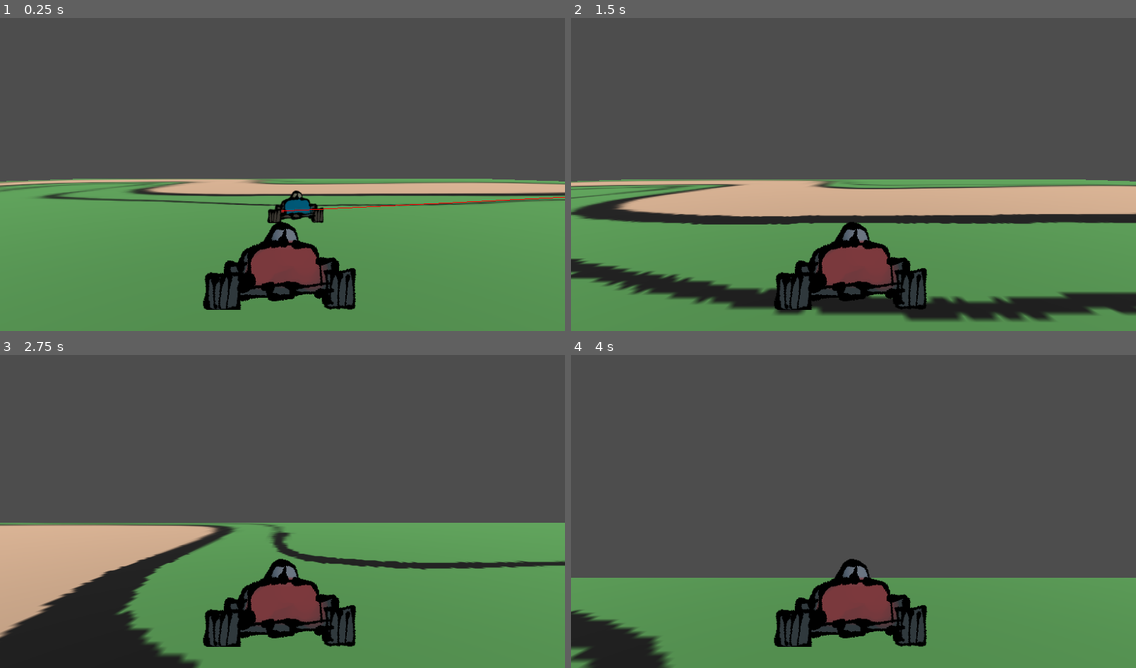
Above: before the commit, frames 1-4 (two rows, left to right).
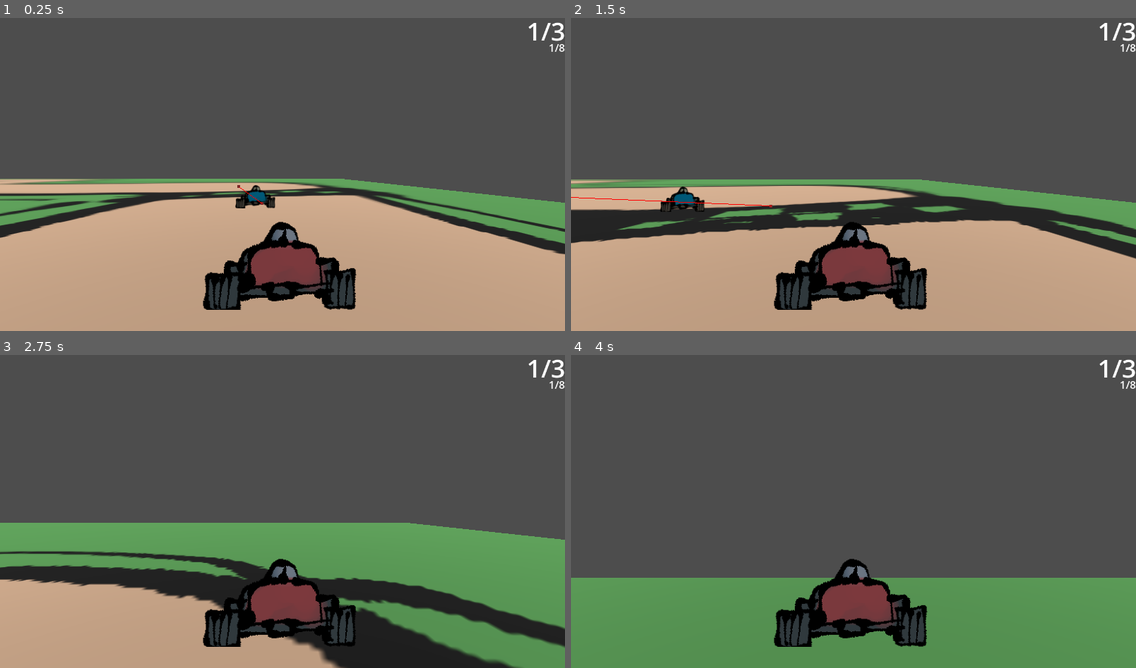
Above: after the commit, the same moments.

Repository: eumsmo/projeto-ler
Game: Godot game, scene res://jogo.tscn
Two runs of this game, one before a commit and one after it. Both use one fixed random seed, a clock stepped at 60 frames per second and the inputs below.
Inputs:
- Up to frame 1 (0.25 s): no input
- Up to frame 2 (1.5 s): hold W (cima) from 0.53 s (still down)
- Up to frame 3 (2.75 s): keep holding W (cima)
- Up to frame 4 (4 s): keep holding W (cima)

The runs differ from the first frame. In frame 1, 41% of the frame differs, in the area x 0-100%, y 1-100%; in frame 2, 39%; in frame 3, 26%; in frame 4, 2.4%.

Commit message:
🏁 Pista e caminhos
Desse jeito conta os caminhos da pista e as voltas

Diff:
--- a/jogo-corrida/cenas/inimigo.tscn
+++ b/jogo-corrida/cenas/inimigo.tscn
@@ -1,7 +1,7 @@
 [gd_scene load_steps=5 format=3 uid="uid://bo7mf585dedra"]
 
 [ext_resource type="Texture2D" uid="uid://cn8qwragr2wbb" path="res://imagens/Enemy.png" id="1_o3k7d"]
-[ext_resource type="Script" path="res://cenas/inimigo.gd" id="1_yv08l"]
+[ext_resource type="Script" path="res://scripts/inimigo.gd" id="1_yv08l"]
 
 [sub_resource type="BoxShape3D" id="BoxShape3D_myps5"]
 size = Vector3(1, 1.25, 1)
@@ -9,11 +9,9 @@
 [sub_resource type="BoxShape3D" id="BoxShape3D_8wx7o"]
 size = Vector3(1, 1.25, 1)
 
-[node name="Inimigo" type="CharacterBody3D" node_paths=PackedStringArray("navegacao")]
-transform = Transform3D(1, 0, 0, 0, 1, 0, 0, 0, 1, 0, 0, 5)
+[node name="Inimigo" type="CharacterBody3D" node_paths=PackedStringArray("navegacao") groups=["competidor"]]
 script = ExtResource("1_yv08l")
 point_radius = 3.0
-velocidade = 5.0
 navegacao = NodePath("NavigationAgent3D")
 
 [node name="CollisionShape3D" type="CollisionShape3D" parent="."]
--- a/jogo-corrida/cenas/jogador.tscn
+++ b/jogo-corrida/cenas/jogador.tscn
@@ -1,12 +1,12 @@
 [gd_scene load_steps=4 format=3 uid="uid://cr3ir5vn3ckhq"]
 
-[ext_resource type="Script" path="res://cenas/jogador.gd" id="1_g0ixg"]
+[ext_resource type="Script" path="res://scripts/jogador.gd" id="1_g0ixg"]
 [ext_resource type="Texture2D" uid="uid://dv1r3njmcte1y" path="res://imagens/Car.png" id="1_k65n1"]
 
 [sub_resource type="BoxShape3D" id="BoxShape3D_myps5"]
 size = Vector3(1, 1.25, 1)
 
-[node name="Jogador" type="CharacterBody3D"]
+[node name="Jogador" type="CharacterBody3D" groups=["competidor"]]
 script = ExtResource("1_g0ixg")
 
 [node name="Image" type="Sprite3D" parent="."]
--- /dev/null
+++ b/jogo-corrida/cenas/parte_do_caminho.tscn
@@ -0,0 +1,19 @@
+[gd_scene load_steps=3 format=3 uid="uid://e2f3e7bgwv0c"]
+
+[ext_resource type="Script" path="res://scripts/parte_do_caminho.gd" id="1_so6u0"]
+
+[sub_resource type="BoxShape3D" id="BoxShape3D_qmpyh"]
+size = Vector3(20, 8, 3)
+
+[node name="ParteDoCaminho" type="Marker3D"]
+transform = Transform3D(-4.37114e-08, 0, 1, 0, 1, 0, -1, 0, -4.37114e-08, 0, 0, 0)
+gizmo_extents = 2.0
+script = ExtResource("1_so6u0")
+
+[node name="Area3D" type="Area3D" parent="."]
+
+[node name="CollisionShape3D" type="CollisionShape3D" parent="Area3D"]
+transform = Transform3D(1, 0, 0, 0, 1, 0, 0, 0, 1, 0, 2.5, 3.77489e-08)
+shape = SubResource("BoxShape3D_qmpyh")
+
+[connection signal="body_entered" from="Area3D" to="." method="_on_area_3d_body_entered"]
--- /dev/null
+++ b/jogo-corrida/cenas/pista.tscn
@@ -0,0 +1,71 @@
+[gd_scene load_steps=8 format=3 uid="uid://br3x1upubd1e1"]
+
+[ext_resource type="Script" path="res://scripts/pista.gd" id="1_itsqg"]
+[ext_resource type="Texture2D" uid="uid://f6pgbkienh4" path="res://imagens/Track2D.png" id="2_cq0jb"]
+[ext_resource type="PackedScene" uid="uid://e2f3e7bgwv0c" path="res://cenas/parte_do_caminho.tscn" id="3_oefm8"]
+
+[sub_resource type="NavigationMesh" id="NavigationMesh_7vs0r"]
+vertices = PackedVector3Array(-62, 0.5, -62, -62, 0.5, 62, 62, 0.5, 62, 62, 0.5, -62)
+polygons = [PackedInt32Array(3, 2, 0), PackedInt32Array(0, 2, 1)]
+
+[sub_resource type="PlaneMesh" id="PlaneMesh_agd8h"]
+size = Vector2(125, 125)
+subdivide_width = 4
+subdivide_depth = 4
+
+[sub_resource type="StandardMaterial3D" id="StandardMaterial3D_as4k6"]
+albedo_texture = ExtResource("2_cq0jb")
+
+[sub_resource type="BoxShape3D" id="BoxShape3D_liv4b"]
+size = Vector3(125, 1, 125)
+
+[node name="Pista" type="Node3D" node_paths=PackedStringArray("caminho")]
+script = ExtResource("1_itsqg")
+caminho = NodePath("Caminho")
+
+[node name="NavigationRegion3D" type="NavigationRegion3D" parent="."]
+navigation_mesh = SubResource("NavigationMesh_7vs0r")
+
+[node name="Terreno" type="MeshInstance3D" parent="NavigationRegion3D"]
+mesh = SubResource("PlaneMesh_agd8h")
+skeleton = NodePath("../../..")
+surface_material_override/0 = SubResource("StandardMaterial3D_as4k6")
+
+[node name="StaticBody3D" type="StaticBody3D" parent="NavigationRegion3D/Terreno"]
+
+[node name="CollisionShape3D" type="CollisionShape3D" parent="NavigationRegion3D/Terreno/StaticBody3D"]
+transform = Transform3D(1, 0, 0, 0, 1, 0, 0, 0, 1, 0, -0.5, 0)
+shape = SubResource("BoxShape3D_liv4b")
+
+[node name="Caminho" type="Node3D" parent="."]
+
+[node name="ParteDoCaminho" parent="Caminho" instance=ExtResource("3_oefm8")]
+transform = Transform3D(0.707107, 0, 0.707107, 0, 1, 0, -0.707107, 0, 0.707107, -39.5017, 0, 18.4087)
+
+[node name="ParteDoCaminho2" parent="Caminho" instance=ExtResource("3_oefm8")]
+transform = Transform3D(0.5, 0, 0.866025, 0, 1, 0, -0.866025, 0, 0.5, 2.09846, 0, 25.7392)
+ordem = 1
+
+[node name="ParteDoCaminho3" parent="Caminho" instance=ExtResource("3_oefm8")]
+transform = Transform3D(-8.9407e-08, 0, 1, 0, 1, 0, -1, 0, -8.9407e-08, 19.1936, 0, 48.7945)
+ordem = 2
+
+[node name="ParteDoCaminho4" parent="Caminho" instance=ExtResource("3_oefm8")]
+transform = Transform3D(-0.866025, 0, -0.5, 0, 1, 0, 0.5, 0, -0.866025, 46.4015, -2, 30.8879)
+ordem = 3
+
+[node name="ParteDoCaminho5" parent="Caminho" instance=ExtResource("3_oefm8")]
+transform = Transform3D(-1, 0, -1.49012e-07, 0, 1, 0, 1.49012e-07, 0, -1, 35.222, -2, -26.7435)
+ordem = 4
+
+[node name="ParteDoCaminho6" parent="Caminho" instance=ExtResource("3_oefm8")]
+transform = Transform3D(1.78814e-07, 0, -1, 0, 1, 0, 1, 0, 1.78814e-07, 26.6428, 0.656105, -48.9792)
+ordem = 5
+
+[node name="ParteDoCaminho7" parent="Caminho" instance=ExtResource("3_oefm8")]
+transform = Transform3D(0.707107, 0, -0.707107, 0, 1, 0, 0.707107, 0, 0.707107, -7.05312, 0.656105, -42.1379)
+ordem = 6
+
+[node name="ParteDoCaminho8" parent="Caminho" instance=ExtResource("3_oefm8")]
+transform = Transform3D(0.965926, 0, -0.258819, 0, 1, 0, 0.258819, 0, 0.965926, -40.9747, 0.656109, -13.1297)
+ordem = 7
--- a/jogo-corrida/jogo.tscn
+++ b/jogo-corrida/jogo.tscn
@@ -1,32 +1,23 @@
-[gd_scene load_steps=9 format=3 uid="uid://bu3sxctls1klj"]
+[gd_scene load_steps=7 format=3 uid="uid://bu3sxctls1klj"]
 
-[ext_resource type="Texture2D" uid="uid://f6pgbkienh4" path="res://imagens/Track2D.png" id="1_738ye"]
 [ext_resource type="PackedScene" uid="uid://cr3ir5vn3ckhq" path="res://cenas/jogador.tscn" id="1_f20cq"]
+[ext_resource type="PackedScene" uid="uid://br3x1upubd1e1" path="res://cenas/pista.tscn" id="1_fmd4q"]
+[ext_resource type="Script" path="res://scripts/jogo.gd" id="1_ubwmc"]
 [ext_resource type="PackedScene" uid="uid://bo7mf585dedra" path="res://cenas/inimigo.tscn" id="4_imf7c"]
 
-[sub_resource type="NavigationMesh" id="NavigationMesh_7vs0r"]
-vertices = PackedVector3Array(-62, 0.5, -62, -62, 0.5, 62, 62, 0.5, 62, 62, 0.5, -62)
-polygons = [PackedInt32Array(3, 2, 0), PackedInt32Array(0, 2, 1)]
+[sub_resource type="LabelSettings" id="LabelSettings_neqil"]
+font_size = 57
 
-[sub_resource type="PlaneMesh" id="PlaneMesh_agd8h"]
-size = Vector2(125, 125)
-subdivide_width = 4
-subdivide_depth = 4
+[sub_resource type="LabelSettings" id="LabelSettings_nnu1c"]
+font_size = 24
 
-[sub_resource type="StandardMaterial3D" id="StandardMaterial3D_as4k6"]
-albedo_texture = ExtResource("1_738ye")
-
-[sub_resource type="BoxShape3D" id="BoxShape3D_liv4b"]
-size = Vector3(125, 1, 125)
-
-[sub_resource type="Curve3D" id="Curve3D_xogys"]
-_data = {
-"points": PackedVector3Array(0, 0, 0, 0, 0, 0, -43.305, 0, 16.385, 0, 0, 0, 0, 0, 0, -31.72, 0, 26.915, 0, 0, 0, 0, 0, 0, 6.24, 0, 30.76, 0, 0, 0, 0, 0, 0, 28.575, 0, 50.01, 0, 0, 0, 0, 0, 0, 48.035, 0, 30.71, 0, 0, 0, 0, 0, 0, 30.15, 0, 0, 0, 0, 0, 0, 0, 0, 37.65, 0, -46.105, 0, 0, 0, 0, 0, 0, -8.235, 0, -43.225, 0, 0, 0, 0, 0, 0, -36.725, 0, -14.545),
-"tilts": PackedFloat32Array(0, 0, 0, 0, 0, 0, 0, 0, 0)
-}
-point_count = 9
-
-[node name="Jogo" type="Node3D"]
+[node name="Jogo" type="Node3D" node_paths=PackedStringArray("pista", "jogador", "inimigos", "quantidade_voltas_txt", "quantidade_checkpoints_txt")]
+script = ExtResource("1_ubwmc")
+pista = NodePath("Pista")
+jogador = NodePath("Jogador")
+inimigos = [NodePath("Inimigo")]
+quantidade_voltas_txt = NodePath("Interface/QuantidadeVoltas")
+quantidade_checkpoints_txt = NodePath("Interface/QuantidadeCheckpoints")
 
 [node name="Interface" type="Control" parent="."]
 layout_mode = 3
@@ -34,30 +25,39 @@
 offset_right = 1280.0
 offset_bottom = 720.0
 
-[node name="Pista" type="Node3D" parent="."]
+[node name="QuantidadeVoltas" type="Label" parent="Interface"]
+layout_mode = 1
+anchors_preset = 1
+anchor_left = 1.0
+anchor_right = 1.0
+offset_left = -87.0
+offset_bottom = 78.0
+grow_horizontal = 0
+text = "2/3"
+label_settings = SubResource("LabelSettings_neqil")
 
-[node name="NavigationRegion3D" type="NavigationRegion3D" parent="Pista"]
-navigation_mesh = SubResource("NavigationMesh_7vs0r")
+[node name="QuantidadeCheckpoints" type="Label" parent="Interface"]
+layout_mode = 1
+anchors_preset = 1
+anchor_left = 1.0
+anchor_right = 1.0
+offset_left = -115.0
+offset_top = 60.0
+offset_bottom = 105.0
+grow_horizontal = 0
+text = "1/10"
+label_settings = SubResource("LabelSettings_nnu1c")
+horizontal_alignment = 2
 
-[node name="Terreno" type="MeshInstance3D" parent="Pista/NavigationRegion3D"]
-mesh = SubResource("PlaneMesh_agd8h")
-skeleton = NodePath("../../..")
-surface_material_override/0 = SubResource("StandardMaterial3D_as4k6")
+[node name="Pista" parent="." instance=ExtResource("1_fmd4q")]
 
-[node name="StaticBody3D" type="StaticBody3D" parent="Pista/NavigationRegion3D/Terreno"]
-
-[node name="CollisionShape3D" type="CollisionShape3D" parent="Pista/NavigationRegion3D/Terreno/StaticBody3D"]
-transform = Transform3D(1, 0, 0, 0, 1, 0, 0, 0, 1, 0, -0.5, 0)
-shape = SubResource("BoxShape3D_liv4b")
-
-[node name="Path3D" type="Path3D" parent="Pista"]
-curve = SubResource("Curve3D_xogys")
-
-[node name="Jogador" parent="." instance=ExtResource("1_f20cq")]
+[node name="Jogador" parent="." node_paths=PackedStringArray("pista") instance=ExtResource("1_f20cq")]
+transform = Transform3D(1, 0, 0, 0, 1, 0, 0, 0, 1, -44, 0, 0)
+pista = NodePath("../Pista")
 
 [node name="DirectionalLight3D" type="DirectionalLight3D" parent="."]
 transform = Transform3D(1, 0, 0, 0, 0.0922837, 0.995733, 0, -0.995733, 0.0922837, 0, 13, 0)
 
-[node name="Inimigo" parent="." node_paths=PackedStringArray("caminho") instance=ExtResource("4_imf7c")]
-transform = Transform3D(-4.37114e-08, 0, -1, 0, 1, 0, 1, 0, -4.37114e-08, 0, 0, 5)
-caminho = NodePath("../Pista/Path3D")
+[node name="Inimigo" parent="." node_paths=PackedStringArray("pista") instance=ExtResource("4_imf7c")]
+transform = Transform3D(1, 0, -1.06581e-14, 0, 1, 0, 1.06581e-14, 0, 1, -43, 0, 7)
+pista = NodePath("../Pista")
--- a/jogo-corrida/project.godot
+++ b/jogo-corrida/project.godot
@@ -19,6 +19,10 @@
 
 window/size/viewport_width=1280
 window/size/viewport_height=720
+
+[global_group]
+
+competidor=""
 
 [input]
 
--- /dev/null
+++ b/jogo-corrida/scripts/competidor.gd
@@ -0,0 +1,26 @@
+class_name Competidor
+extends CharacterBody3D
+
+@export var pista: Pista
+var ponto_atual = -1
+var volta_atual = 0
+
+signal atingiu_parte(parte: int)
+signal marcou_volta(parte: int)
+
+func _init() -> void:
+	marcar_volta()
+
+func marcar_caminho(parte: int) -> void:
+	if ponto_atual == -1 or ponto_atual + 1 == parte:
+		ponto_atual = parte
+		atingiu_parte.emit(parte)
+	elif ponto_atual == pista.pedaco_quant() -1 and parte == 0:
+		marcar_volta()
+
+func marcar_volta() -> void:
+	ponto_atual = 0
+	volta_atual += 1
+
+	atingiu_parte.emit(0)
+	marcou_volta.emit(volta_atual)
--- a/jogo-corrida/cenas/inimigo.gd
+++ b/jogo-corrida/scripts/inimigo.gd
@@ -1,57 +1,38 @@
-extends CharacterBody3D
+extends Competidor
 
 @export var idx:= 0
 var target : Vector3
 
 @export var point_radius := 1.0
-@export var velocidade := 1.0
-
-
-
 @export var move_speed : float = 5 #Default 4
-@export var gravity_clamp : float = 9.8 #Default 9.8
-@export var gravity : float = 5 #Default 5
-@export var gravity_on_floor : float = 2.5 #Default 2.5
-
 
 @export_group("Aceleração")
 @export var acc : float = 0.0 #Initial Value
 @export var max_acc : float = 4.0
 @export var acc_power : float = 5.5 #Incremental Value
 
-@export var acc_rot := 12.0
-@export var max_vel_rot := 3.0
-var rotacao_vel := 0.0
 
 
 @export_category("Referências")
-@export var caminho: Path3D
 @export var navegacao: NavigationAgent3D
-
-const SPEED = 5.0
-
 
 func _ready() -> void:
 	ir_para(idx)
 
 func ir_para(index: int):
 	idx = index
-	target = caminho.curve.get_point_position(idx)
+	target = pista.pegar_pedaco(idx).position
 	navegacao.target_position = target
 
 func _physics_process(delta: float) -> void:
 	var dist = position.distance_to(target)
 	if dist <= point_radius:
-		ir_para((idx+1) % caminho.curve.point_count)
+		ir_para((idx+1) % pista.pedaco_quant())
 
 	var dest = navegacao.get_next_path_position()
 	var local_dest = dest - global_position
 	var dir = local_dest.normalized()
-
-	print(str(dir))
-
 	var aceleracao = -dir.x
-
 
 	if aceleracao > 0:
 		acc += acc_power * delta
--- a/jogo-corrida/cenas/jogador.gd
+++ b/jogo-corrida/scripts/jogador.gd
@@ -1,4 +1,4 @@
-extends CharacterBody3D
+extends Competidor
 
 
 @export var move_speed : float = 5 #Default 4
--- /dev/null
+++ b/jogo-corrida/scripts/jogo.gd
@@ -0,0 +1,28 @@
+extends Node3D
+
+@export var pista: Pista
+@export var jogador: Competidor
+@export var inimigos: Array[Competidor]
+
+@export_category("Interface")
+@export var quantidade_voltas_txt: Label
+@export var quantidade_checkpoints_txt: Label
+
+
+func _ready() -> void:
+	jogador.pista = pista
+	for inimigo in inimigos:
+		inimigo.pista = pista
+
+	jogador.atingiu_parte.connect(ao_atingir_parte)
+	jogador.marcou_volta.connect(ao_deu_volta)
+
+	ao_atingir_parte(jogador.ponto_atual)
+	ao_deu_volta(jogador.volta_atual)
+
+
+func ao_atingir_parte(parte) -> void:
+	quantidade_checkpoints_txt.text = str(parte + 1) + "/" + str(pista.pedaco_quant())
+
+func ao_deu_volta(volta) -> void:
+	quantidade_voltas_txt.text = str(volta) + "/" + str(pista.voltas)
--- /dev/null
+++ b/jogo-corrida/scripts/parte_do_caminho.gd
@@ -0,0 +1,7 @@
+extends Marker3D
+
+@export var ordem := 0
+
+func _on_area_3d_body_entered(body: Node3D) -> void:
+	if body.is_in_group("competidor"):
+		body.marcar_caminho(ordem)
--- /dev/null
+++ b/jogo-corrida/scripts/pista.gd
@@ -0,0 +1,13 @@
+class_name Pista
+extends Node3D
+
+@export var voltas := 3
+
+@export_category("Referências")
+@export var caminho: Node3D
+
+func pegar_pedaco(idx: int) -> Node3D:
+	return caminho.get_child(idx)
+
+func pedaco_quant() -> int:
+	return caminho.get_child_count()
